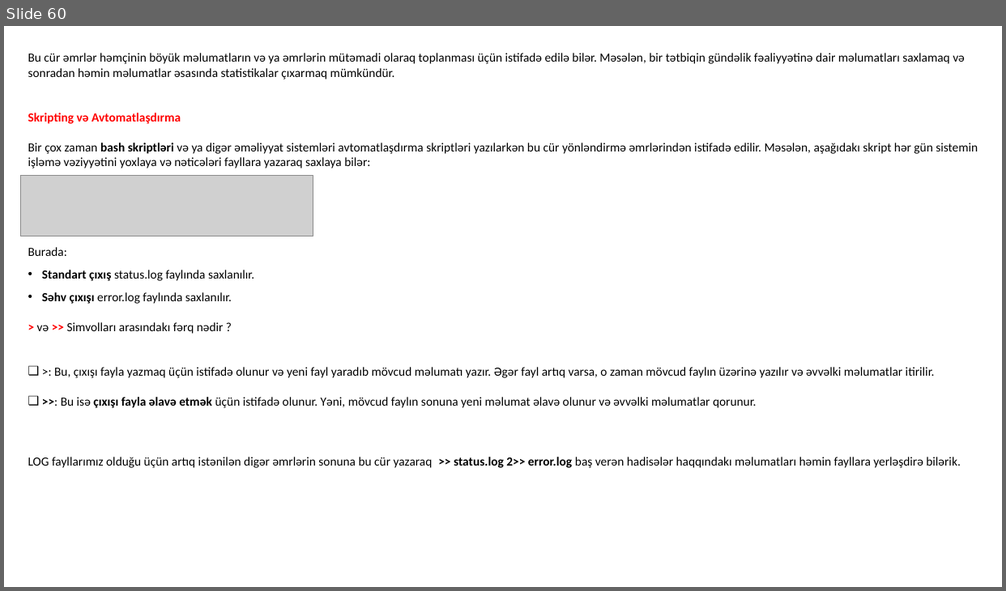
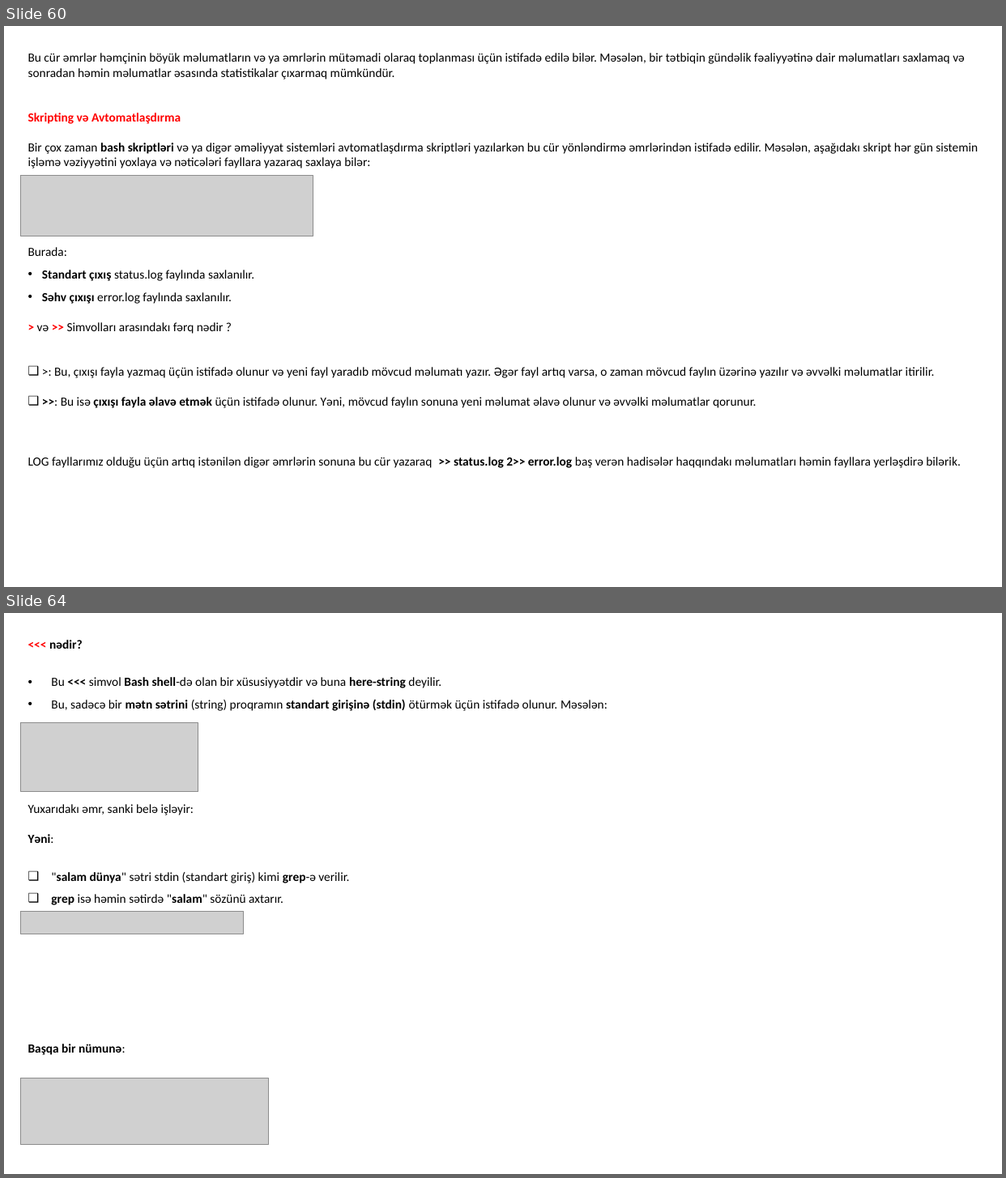
Before and after one commit to codeurient/DevOps, a slide deck: .lessons/1 operating systems/1 linux/1.pptx. Shown one above the other, each under a label of ours: slide 60 before the commit, slides 60 and 64 after it; the slides between them are not shown. The pictures are 1006x591 and 1006x1178 pixels, drawn with LibreOffice and Linux fonts; fonts in the diff are those of the drawing; grey boxes stand for pictures. Boxes give left, top, right and bottom in pixels: in the first picture for what was removed or moved away, otherwise in the second. Text is boxed around its words. In the diff, an @@ line names an element or a change of style, - is before the commit and + after.

```diff
--- a/.lessons/1 operating systems/1 linux/1.pptx
+++ b/.lessons/1 operating systems/1 linux/1.pptx
@@ slide 64 added at bbox=[4, 613, 1002, 1174], background #FFFFFF @@
@@ text added at bbox=[28, 640, 607, 1055], 12 pt, text #000000 @@
+<<< nədir?
+• Bu <<< simvol Bash shell-də olan bir xüsusiyyətdir və buna here-string deyilir.
+• Bu, sadəcə bir mətn sətrini (string) proqramın standart girişinə (stdin) ötürmək üçün istifadə olunur. Məsələn:
+Yuxarıdakı əmr, sanki belə işləyir:
+Yəni:
+❑ "salam dünya" sətri stdin (standart giriş) kimi grep-ə verilir.
+❑ grep isə həmin sətirdə "salam" sözünü axtarır.
+Başqa bir nümunə:
@@ picture added at bbox=[20, 723, 198, 791] @@
@@ picture added at bbox=[20, 912, 244, 934] @@
@@ picture added at bbox=[20, 1079, 268, 1145] @@
```
Also in this commit, not shown: 1 slide changed, 5 other slides added, 6 slides removed.
